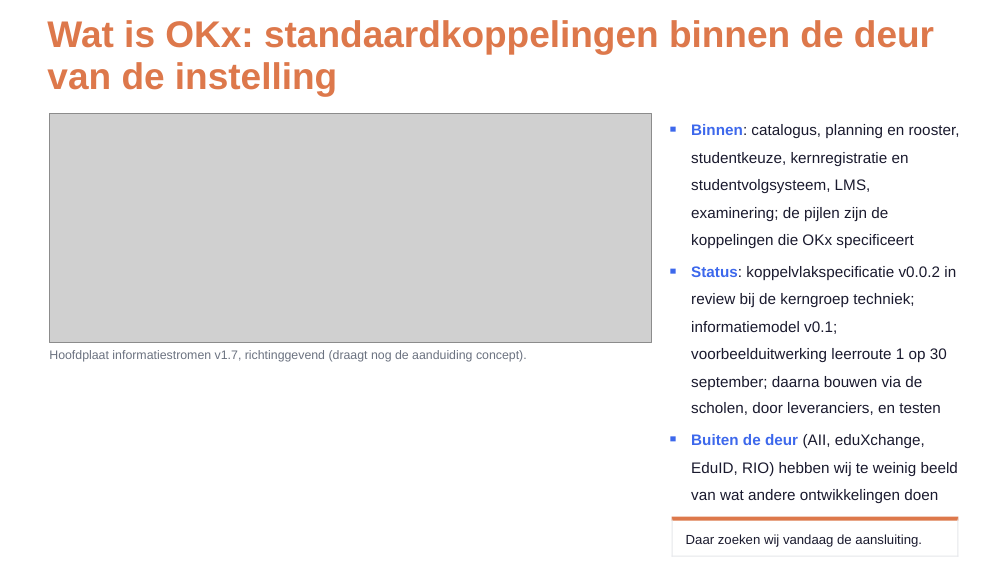
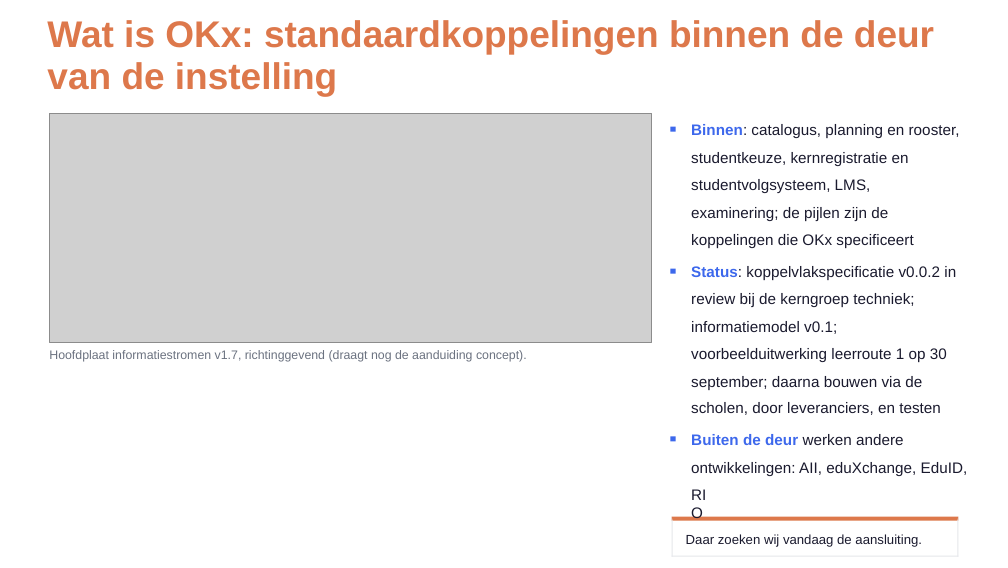
Before and after one commit to Npuls-OKx/meta, a slide deck: slide 3 of presentaties/export/260921_alignment_npuls_pijlers/260921_alignment_npuls_pijlers.pptx. Drawn at 1008x568 pixels with LibreOffice and Linux fonts; fonts in the diff are those of the drawing; grey boxes stand for pictures; background and template pictures are left out. Boxes give left, top, right and bottom in pixels: in the first picture for what was removed or moved away, otherwise in the second. Text is boxed around its words. In the diff, an @@ line names an element or a change of style, - is before the commit and + after.

```diff
--- a/presentaties/export/260921_alignment_npuls_pijlers/260921_alignment_npuls_pijlers.pptx
+++ b/presentaties/export/260921_alignment_npuls_pijlers/260921_alignment_npuls_pijlers.pptx
@@ text at (x1=691, y1=434, x2=904, y2=445): text changed; text colour #1A1A2E to #3D68EC; bold on @@
-Buiten de deur (AII, eduXchange,
+Buiten de deur werken andere
@@ text at (x1=691, y1=462, x2=968, y2=476): text changed @@
-EduID, RIO) hebben wij te weinig beeld
+ontwikkelingen: AII, eduXchange, EduID,
@@ text removed at (x1=691, y1=489, x2=938, y2=503) @@
-van wat andere ontwikkelingen doen
@@ text added at (x1=691, y1=485, x2=718, y2=503), 11.1 pt, text #1A1A2E @@
+RIO
```
Also in this commit, not shown: 6 other slides changed, 4 other files.
